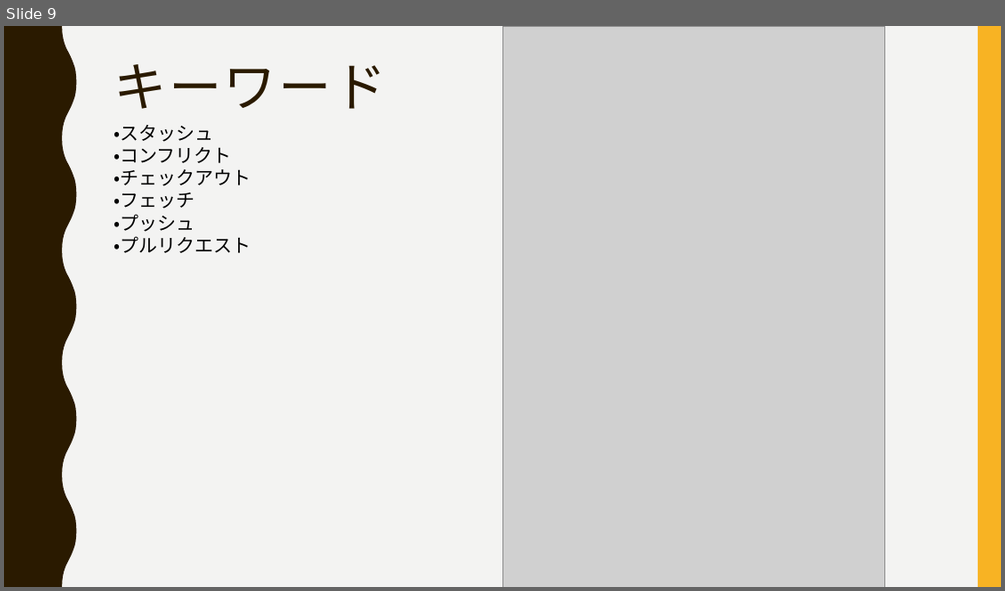
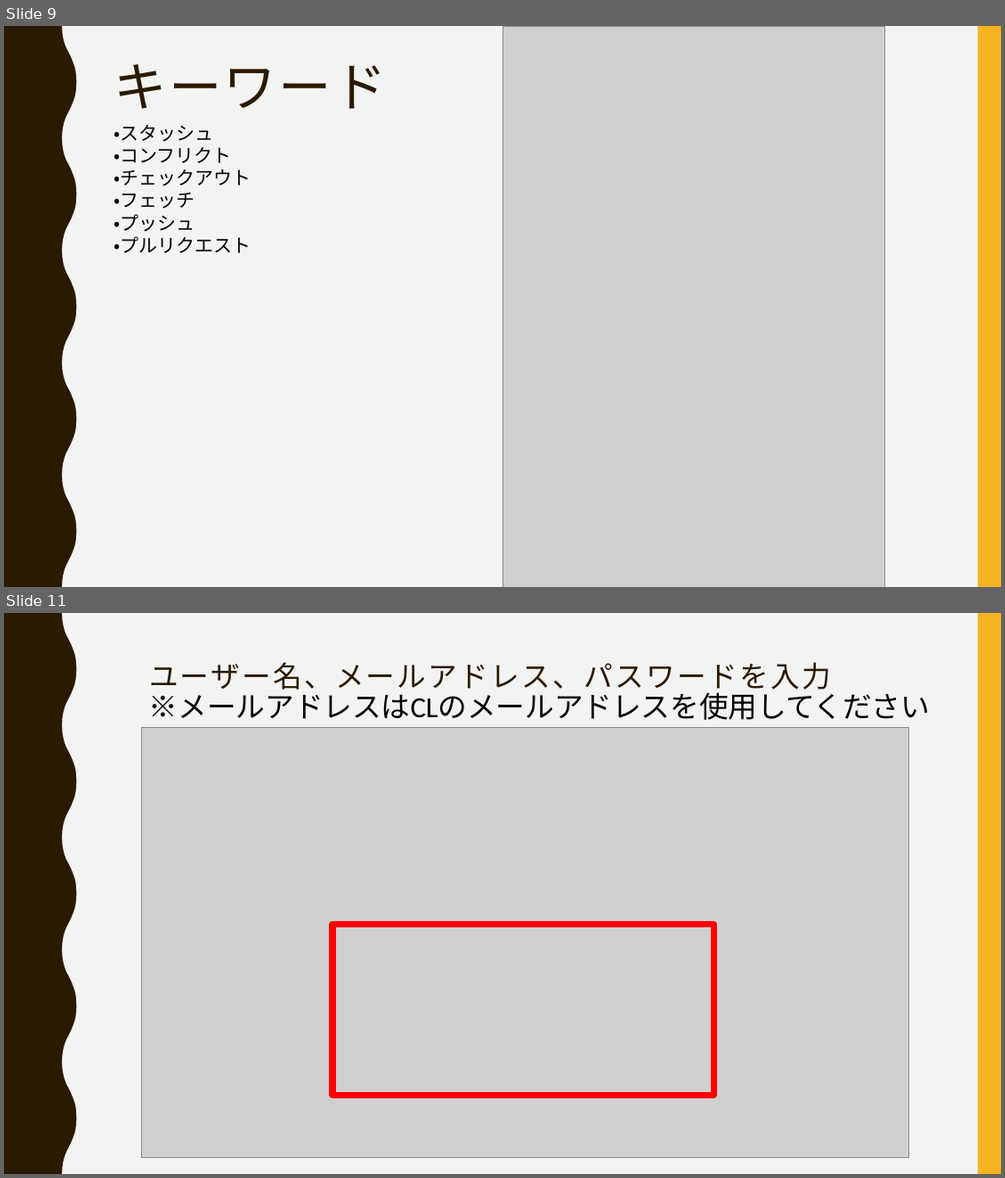
Before and after one commit to FIY24554/git_test, a slide deck: gitについて_加藤.pptx. Shown one above the other, each under a label of ours: slide 9 before the commit, slides 9 and 11 after it; the slides between them are not shown. The pictures are 1005x591 and 1005x1178 pixels, drawn with LibreOffice and Linux fonts; fonts in the diff are those of the drawing; grey boxes stand for pictures. Boxes give left, top, right and bottom in pixels: in the first picture for what was removed or moved away, otherwise in the second. Text is boxed around its words. In the diff, an @@ line names an element or a change of style, - is before the commit and + after.

```diff
--- a/gitについて_加藤.pptx
+++ b/gitについて_加藤.pptx
@@ slide 11 added at (4,613,1001,1174), background #F3F3F2; not listed: 2 template elements that a slide beside it also shows @@
@@ text added at (149,662,831,695), 28 pt, text #2A1A00 @@
+ユーザー名、メールアドレス、パスワードを入力
@@ text added at (149,687,930,720), 28 pt, text #000000 @@
+※メールアドレスはCLのメールアドレスを使用してください
@@ picture added at (142,728,909,1159) @@
@@ rectangle added at (332,925,713,1094), outline #FF0000 6 pt @@
```
Also in this commit, not shown: 6 other slides added, 1 slide removed.
